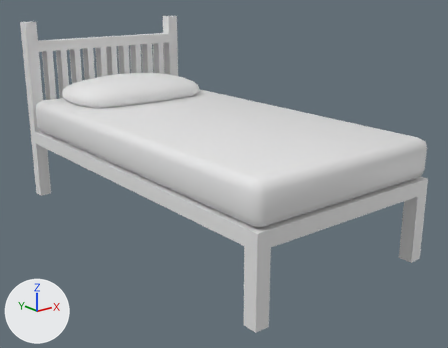
An edit to the FBX model Assets/FBX/Cama.fbx, drawn before and after from the same camera.
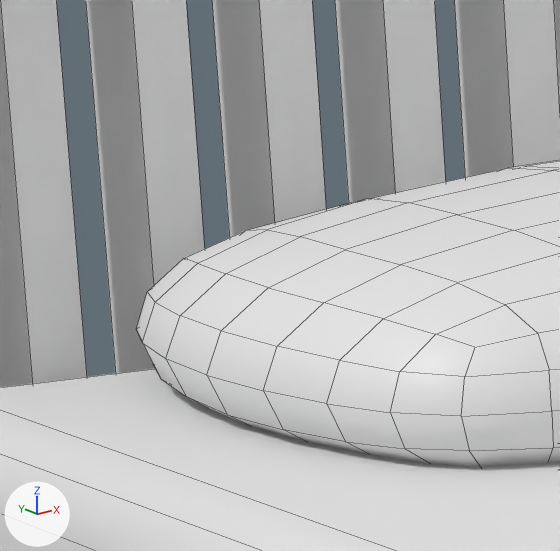
Old and new are each drawn whole from a 50 mm camera at (-1.71, -2.28, 1.14) aimed at (0.04, -0.09, 0.27) and again close up on the part from 11% to 24% of the width and 17% to 34% of the height. Every picture has the same lights, and +X, +Y and +Z are marked at lower left. The close-ups show mesh edges as thin lines. Where no turn or scale is listed for an object, it has been applied to the vertices.

Names of what the first close-up shows: 'Cama'.
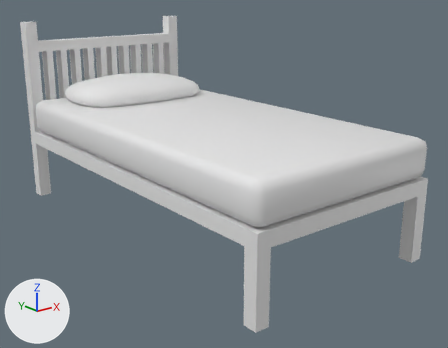
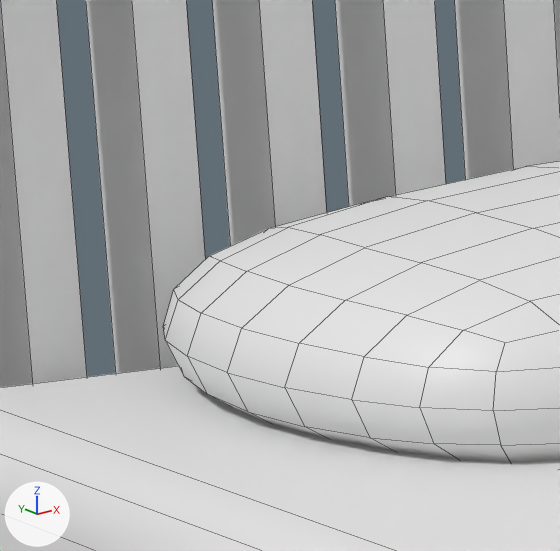
Boxes (x1, y1, x2, y2) around the edits, measured in the close-ups (560 x 551 px):
part 1 of me_cube_030, deleted: before (136, 161, 560, 467)

What the commit changed:
me_cube_030 has 748 vertices, 702 faces and spans x -0.47..0.47, y -0.9..0.96, z 0.0..0.94.
me_cube_030 is used by ob_cama; location (0.0, 0.0, 0.0).
me_cube_030 part 1: the loose piece of 258 vertices spanning x -0.37..0.35, y 0.43..0.9, z 0.51..0.65 is deleted.
